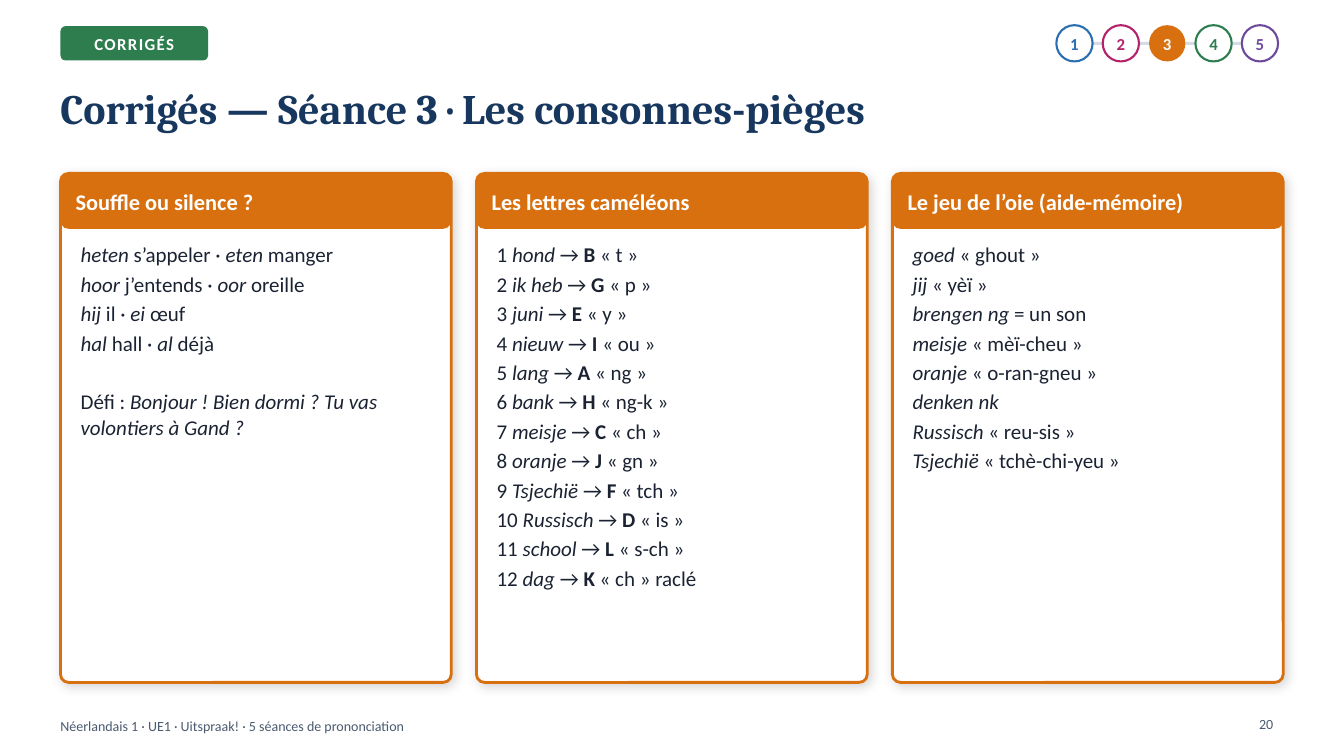
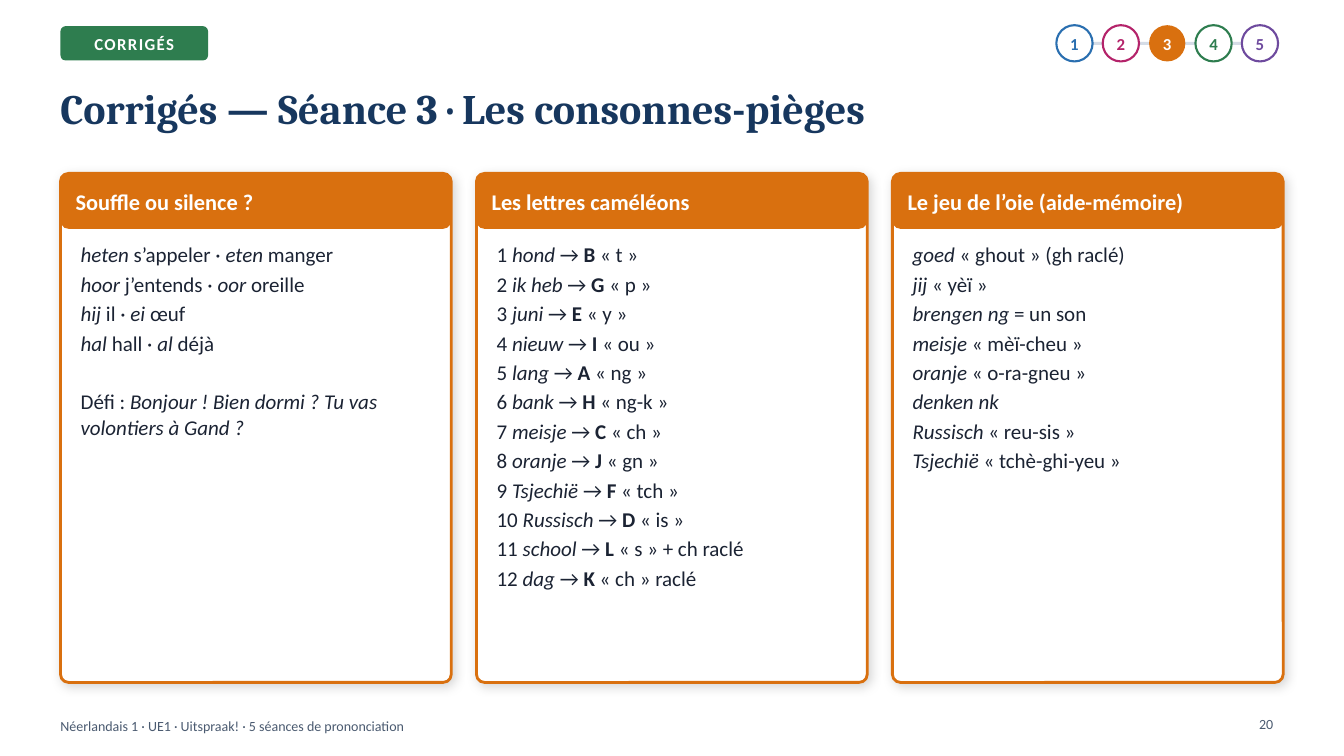
Before and after one commit to ajouniaux/talenleren, a slide deck: slide 20 of neerlandais1/powerpoints/Uitspraak_5_seances.pptx. Drawn at 1344x756 pixels with LibreOffice and Linux fonts; fonts in the diff are those of the drawing. Boxes give left, top, right and bottom in pixels: in the first picture for what was removed or moved away, otherwise in the second. Text is boxed around its words. In the diff, an @@ line names an element or a change of style, - is before the commit and + after.

```diff
--- a/neerlandais1/powerpoints/Uitspraak_5_seances.pptx
+++ b/neerlandais1/powerpoints/Uitspraak_5_seances.pptx
@@ text at (x1=913, y1=247, x2=1124, y2=266): text changed @@
-goed « ghout »
+goed « ghout » (gh raclé)
@@ text at (x1=913, y1=365, x2=1070, y2=384): text changed @@
-oranje « o-ran-gneu »
+oranje « o-ra-gneu »
@@ text at (x1=913, y1=453, x2=1105, y2=472): text changed @@
-Tsjechië « tchè-chi-yeu »
+Tsjechië « tchè-ghi-yeu »
@@ text at (x1=497, y1=541, x2=744, y2=556): text changed @@
-11 school → L « s-ch »
+11 school → L « s » + ch raclé
```
Also in this commit, not shown: 8 other slides changed, 2 other files.
